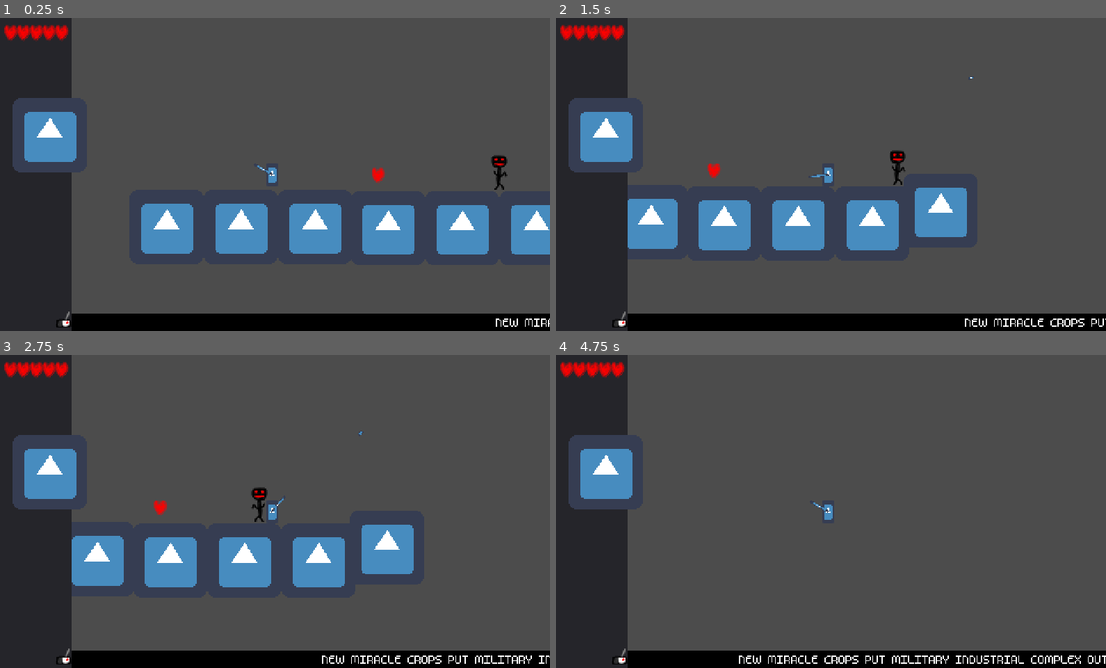
Above: before the commit, frames 1-4 (two rows, left to right).
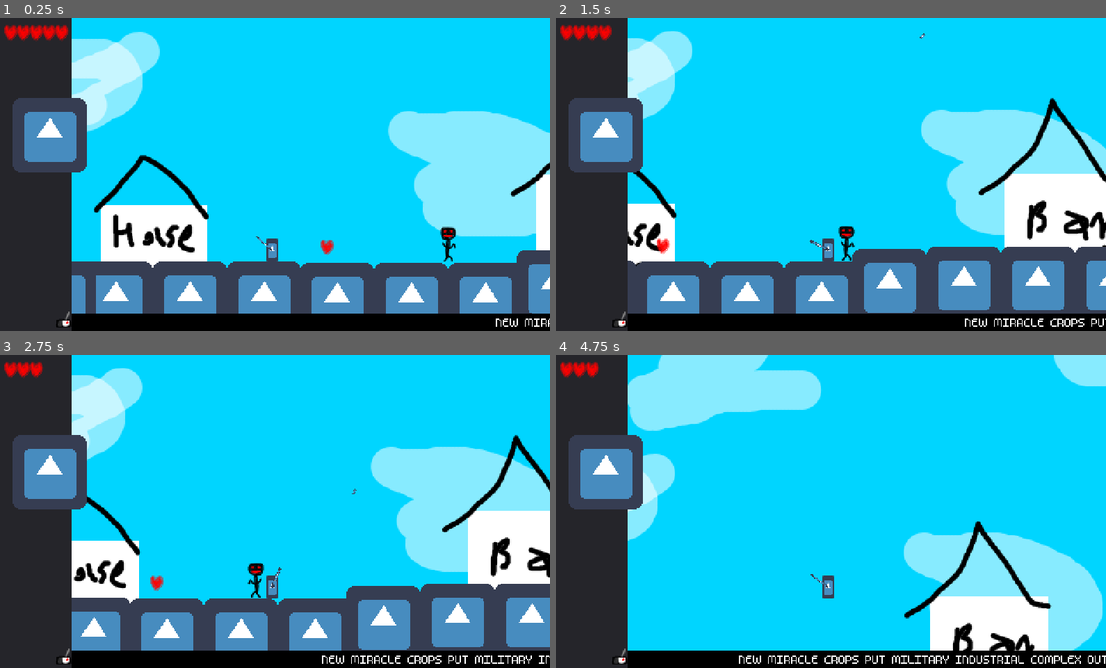
Above: after the commit, the same moments.

Repository: mrnotcrazy/ld52
Game: Godot game, scene res://test_main.tscn
Same seed, same stepped clock (60 frames per second), same inputs: the game is played once before the commit and once after it. The engine's default icon, where the game draws it, is replaced by a stand-in: a white triangle on a blue panel in a dark square.
Inputs (mouse positions are in pixels of both pictures, inside the frame that each line leads up to):
- Up to frame 1 (0.25 s): no input
- Up to frame 2 (1.5 s): move the mouse to (952, 158) at 0.52 s; press the mouse at (952, 158) at 0.53 s; hold D (move_right) from 0.53 s (still down); tap W (jump) at 0.77 s; move the mouse to (715, 190) at 1.27 s; release the mouse at (715, 190) at 1.28 s; click (715, 190) at 1.35 s
- Up to frame 3 (2.75 s): tap W (jump) at 1.52 s; move the mouse to (330, 442) at 2.02 s; release D (move_right) at 2.03 s; press the mouse at (330, 442) at 2.03 s; hold A (move_left) from 2.03 s (still down)
- Up to frame 4 (4.75 s): move the mouse to (798, 574) at 2.77 s; release A (move_left) at 2.78 s; release the mouse at (798, 574) at 2.78 s; hold D (move_right) 2.78-4.28 s; click (798, 574) at 2.85 s; tap W (jump) at 3.02, 3.77, 4.52 s; move the mouse to (996, 558) at 3.52 s; press the mouse at (996, 558) at 3.53 s; move the mouse to (660, 464) at 4.27 s; release the mouse at (660, 464) at 4.28 s; hold A (move_left) from 4.28 s (still down); click (660, 464) at 4.35 s

The runs differ from the first frame. In frame 1, 74% of the frame differs, in the area x 13-100%, y 0-95%; in frame 2, 73%; in frame 3, 74%; in frame 4, 82%, in the area x 7-100%, y 0-95%.

Commit message:
Added paralax background

Diff:
--- a/test_main.tscn
+++ b/test_main.tscn
@@ -10,15 +10,39 @@
 [ext_resource path="res://art/m5x7.ttf" type="DynamicFontData" id=8]
 [ext_resource path="res://art/radio_16x16_placeholder.png" type="Texture" id=9]
 [ext_resource path="res://enemies/Base_enemy.tscn" type="PackedScene" id=10]
+[ext_resource path="res://art/paralax/bluesky_960x540_placeholder1.png" type="Texture" id=11]
+[ext_resource path="res://art/paralax/clouds_480x270_placeholder1.png" type="Texture" id=12]
+[ext_resource path="res://art/paralax/props_960x540_placeholder1.png" type="Texture" id=13]
 
 [sub_resource type="DynamicFont" id=1]
 font_data = ExtResource( 8 )
 
 [node name="Node2D" type="Node2D"]
-position = Vector2( 1, 0 )
 script = ExtResource( 4 )
 heartArt = ExtResource( 5 )
 
+[node name="ParallaxBackground" type="ParallaxBackground" parent="."]
+
+[node name="background" type="ParallaxLayer" parent="ParallaxBackground"]
+motion_mirroring = Vector2( 960, 540 )
+
+[node name="Sprite" type="Sprite" parent="ParallaxBackground/background"]
+texture = ExtResource( 11 )
+
+[node name="clouds" type="ParallaxLayer" parent="ParallaxBackground"]
+motion_scale = Vector2( 0.1, 1 )
+motion_mirroring = Vector2( 960, 540 )
+
+[node name="Sprite" type="Sprite" parent="ParallaxBackground/clouds"]
+texture = ExtResource( 12 )
+
+[node name="props" type="ParallaxLayer" parent="ParallaxBackground"]
+motion_scale = Vector2( 0.4, 1 )
+motion_mirroring = Vector2( 960, 540 )
+
+[node name="Sprite" type="Sprite" parent="ParallaxBackground/props"]
+texture = ExtResource( 13 )
+
 [node name="block" parent="." instance=ExtResource( 3 )]
 position = Vector2( 68, 207 )
 
@@ -28,8 +52,59 @@
 [node name="block2" parent="block" instance=ExtResource( 3 )]
 position = Vector2( 128, 0 )
 
+[node name="block4" parent="block" instance=ExtResource( 3 )]
+position = Vector2( -177, 0 )
+
+[node name="block" parent="block/block4" instance=ExtResource( 3 )]
+position = Vector2( 64, 0 )
+
+[node name="block3" parent="block/block4" instance=ExtResource( 3 )]
+position = Vector2( 368, 1 )
+
+[node name="block" parent="block/block4/block3" instance=ExtResource( 3 )]
+position = Vector2( 64, 0 )
+
+[node name="block2" parent="block/block4/block3" instance=ExtResource( 3 )]
+position = Vector2( 128, 0 )
+
+[node name="block4" parent="block/block4" instance=ExtResource( 3 )]
+position = Vector2( 555, -10 )
+
+[node name="block2" parent="block/block4" instance=ExtResource( 3 )]
+position = Vector2( 128, 0 )
+
+[node name="block3" parent="block" instance=ExtResource( 3 )]
+position = Vector2( 619, -12 )
+
+[node name="block" parent="block/block3" instance=ExtResource( 3 )]
+position = Vector2( 64, 0 )
+
+[node name="block2" parent="block/block3" instance=ExtResource( 3 )]
+position = Vector2( 128, 0 )
+
+[node name="block4" parent="block/block3" instance=ExtResource( 3 )]
+position = Vector2( -177, 0 )
+
+[node name="block" parent="block/block3/block4" instance=ExtResource( 3 )]
+position = Vector2( 64, 0 )
+
+[node name="block3" parent="block/block3/block4" instance=ExtResource( 3 )]
+position = Vector2( 368, 1 )
+
+[node name="block" parent="block/block3/block4/block3" instance=ExtResource( 3 )]
+position = Vector2( 64, 0 )
+
+[node name="block2" parent="block/block3/block4/block3" instance=ExtResource( 3 )]
+position = Vector2( 128, 0 )
+
+[node name="block4" parent="block/block3/block4" instance=ExtResource( 3 )]
+position = Vector2( 555, -10 )
+
+[node name="block2" parent="block/block3/block4" instance=ExtResource( 3 )]
+position = Vector2( 128, 0 )
+
 [node name="block2" parent="." instance=ExtResource( 3 )]
-position = Vector2( 259, 208 )
+position = Vector2( 1307, 220 )
 
 [node name="block" parent="block2" instance=ExtResource( 3 )]
 position = Vector2( 64, 0 )
@@ -37,14 +112,62 @@
 [node name="block2" parent="block2" instance=ExtResource( 3 )]
 position = Vector2( 128, 0 )
 
-[node name="block3" parent="." instance=ExtResource( 3 )]
-position = Vector2( 446, 197 )
+[node name="block4" parent="block2" instance=ExtResource( 3 )]
+position = Vector2( -177, 0 )
+
+[node name="block" parent="block2/block4" instance=ExtResource( 3 )]
+position = Vector2( 64, 0 )
+
+[node name="block3" parent="block2/block4" instance=ExtResource( 3 )]
+position = Vector2( 368, 1 )
+
+[node name="block" parent="block2/block4/block3" instance=ExtResource( 3 )]
+position = Vector2( 64, 0 )
+
+[node name="block2" parent="block2/block4/block3" instance=ExtResource( 3 )]
+position = Vector2( 128, 0 )
+
+[node name="block4" parent="block2/block4" instance=ExtResource( 3 )]
+position = Vector2( 555, -10 )
+
+[node name="block2" parent="block2/block4" instance=ExtResource( 3 )]
+position = Vector2( 128, 0 )
+
+[node name="block3" parent="block2" instance=ExtResource( 3 )]
+position = Vector2( 619, -12 )
+
+[node name="block" parent="block2/block3" instance=ExtResource( 3 )]
+position = Vector2( 64, 0 )
+
+[node name="block2" parent="block2/block3" instance=ExtResource( 3 )]
+position = Vector2( 128, 0 )
+
+[node name="block4" parent="block2/block3" instance=ExtResource( 3 )]
+position = Vector2( -177, 0 )
+
+[node name="block" parent="block2/block3/block4" instance=ExtResource( 3 )]
+position = Vector2( 64, 0 )
+
+[node name="block3" parent="block2/block3/block4" instance=ExtResource( 3 )]
+position = Vector2( 368, 1 )
+
+[node name="block" parent="block2/block3/block4/block3" instance=ExtResource( 3 )]
+position = Vector2( 64, 0 )
+
+[node name="block2" parent="block2/block3/block4/block3" instance=ExtResource( 3 )]
+position = Vector2( 128, 0 )
+
+[node name="block4" parent="block2/block3/block4" instance=ExtResource( 3 )]
+position = Vector2( 555, -10 )
+
+[node name="block2" parent="block2/block3/block4" instance=ExtResource( 3 )]
+position = Vector2( 128, 0 )
 
 [node name="player" parent="." instance=ExtResource( 2 )]
-position = Vector2( 191, 144 )
+position = Vector2( 235, 152 )
 
 [node name="Camera2D" type="Camera2D" parent="player"]
-position = Vector2( 0, -10 )
+position = Vector2( 0, -75 )
 current = true
 
 [node name="CanvasLayer" type="CanvasLayer" parent="player/Camera2D"]
Binary file added: art/paralax/bluesky_960x540_placeholder1.png
Not shown, added: art/paralax/bluesky_960x540_placeholder1.png.import
Binary file added: art/paralax/clouds_480x270_placeholder1.png
Not shown, added: art/paralax/clouds_480x270_placeholder1.png.import
Binary file added: art/paralax/props_960x540_placeholder1.png
Not shown, added: art/paralax/props_960x540_placeholder1.png.import
Not shown: 1 places in test_main.tscn that only renumber resources
Not shown, added: art/paralax/bluesky_480x270_placeholder1.png~
Not shown, added: art/paralax/clouds_480x270_placeholder1.png~
Not shown, added: art/paralax/props_960x540_placeholder1.png~
